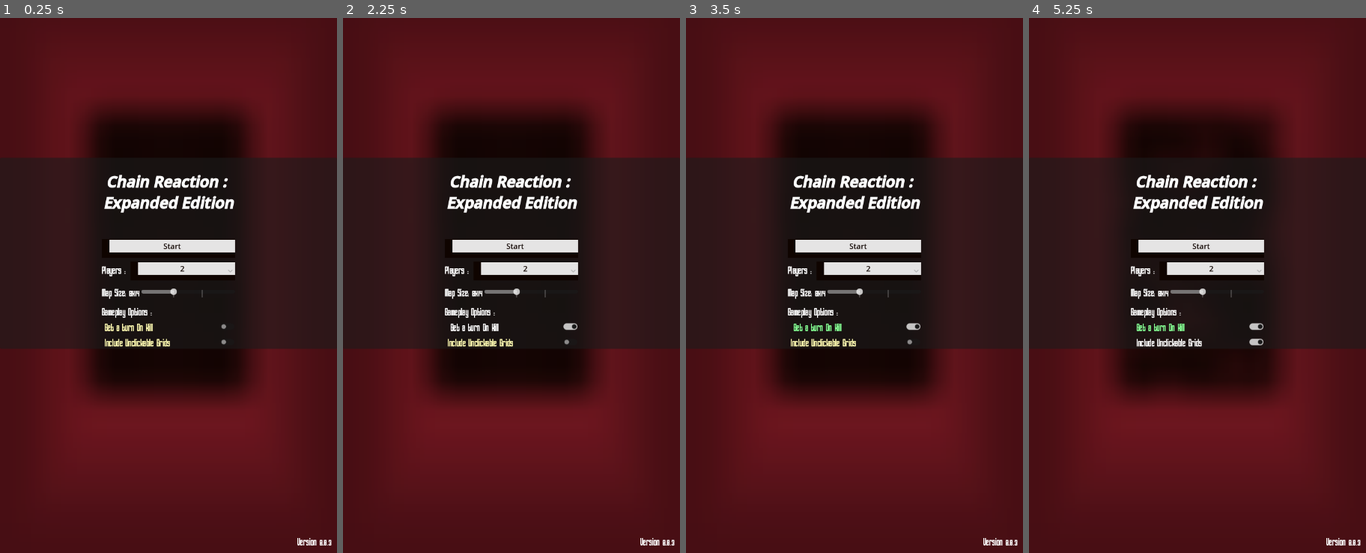
Above: before the commit, frames 1-4 (left to right).
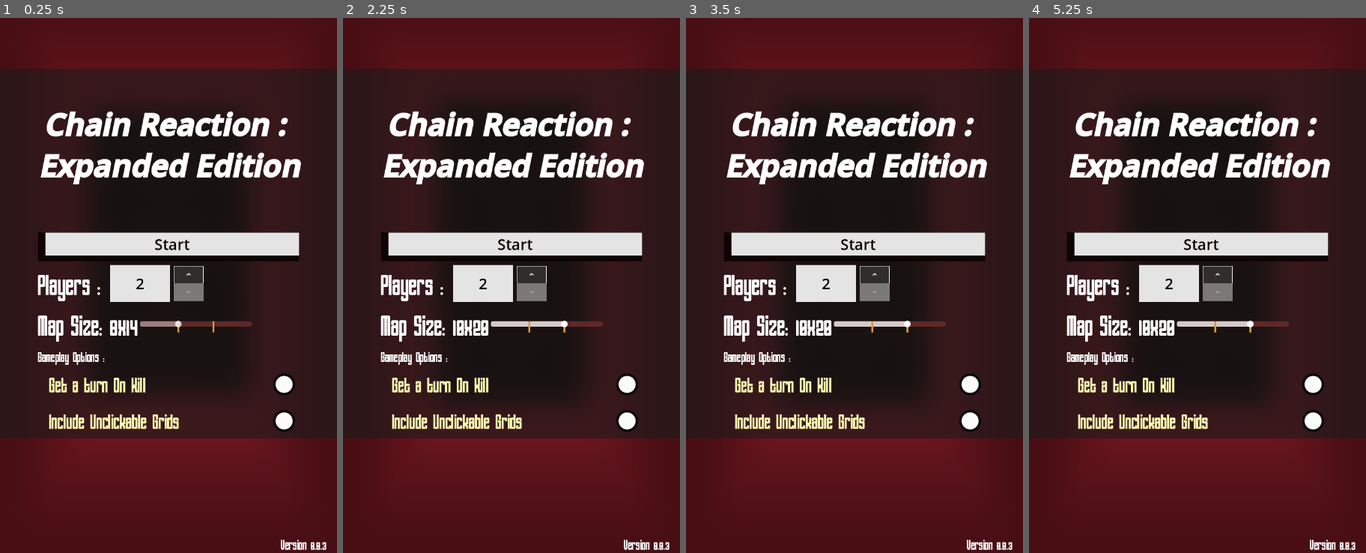
Above: after the commit, the same moments.

Repository: Meansofa/GodotPresets
Game: Godot game, scene res://main.tscn
Same seed, same stepped clock (60 frames per second), same inputs: the game is played once before the commit and once after it. The engine's default icon, where the game draws it, is replaced by a stand-in: a white triangle on a blue panel in a dark square. Sound files missing from this copy of the repository are replaced by a short silence.
Inputs (mouse positions are in pixels of both pictures, inside the frame that each line leads up to):
- Up to frame 1 (0.25 s): no input
- Up to frame 2 (2.25 s): click (541, 285) at 0.5 s; click (541, 301) at 1.27 s; click (541, 322) at 2.02 s
- Up to frame 3 (3.5 s): click (787, 108) at 2.77 s
- Up to frame 4 (5.25 s): click (1264, 108) at 3.52 s; click (1143, 108) at 4.27 s; click (1227, 344) at 5.02 s

The runs differ from the first frame. In frame 1, 37% of the frame differs, in the area x 0-100%, y 9-100%; in frame 2, 37%; in frame 3, 37%; in frame 4, 37%.

Commit message:
UI update

Diff:
--- a/Themes/MainMenu.tres
+++ b/Themes/MainMenu.tres
@@ -20,6 +20,27 @@
 expand_margin_top = 2.0
 expand_margin_bottom = 2.0
 
+[sub_resource type="Gradient" id="Gradient_i5fhn"]
+interpolation_mode = 2
+offsets = PackedFloat32Array(0.31875, 0.575, 0.71875, 0.85, 0.89375, 1)
+colors = PackedColorArray(0.24, 0.8, 0.417333, 1, 0.078, 0.26, 0.135633, 1, 1, 1, 1, 1, 0, 0, 0, 0.92549, 0, 0, 0, 0.847059, 0, 0, 0, 0)
+
+[sub_resource type="GradientTexture2D" id="GradientTexture2D_fm7i0"]
+gradient = SubResource("Gradient_i5fhn")
+fill = 1
+fill_from = Vector2(0.5, 0.5)
+fill_to = Vector2(0.598214, 0.0714286)
+
+[sub_resource type="Gradient" id="Gradient_0v71m"]
+offsets = PackedFloat32Array(0.54375, 0.7125, 0.78125, 0.89375, 1)
+colors = PackedColorArray(1, 1, 1, 0.987891, 1, 1, 1, 1, 0, 0, 0, 0.92549, 0, 0, 0, 0.847059, 0, 0, 0, 0)
+
+[sub_resource type="GradientTexture2D" id="GradientTexture2D_m06r6"]
+gradient = SubResource("Gradient_0v71m")
+fill = 1
+fill_from = Vector2(0.5, 0.5)
+fill_to = Vector2(0.665, 0.15)
+
 [sub_resource type="StyleBoxFlat" id="StyleBoxFlat_fm7i0"]
 bg_color = Color(0.6, 0.6, 0.6, 0)
 border_color = Color(1, 1, 1, 1)
@@ -32,25 +53,94 @@
 bg_color = Color(0.6, 0.6, 0.6, 0)
 border_color = Color(1, 1, 1, 1)
 
+[sub_resource type="Gradient" id="Gradient_fm7i0"]
+offsets = PackedFloat32Array(1)
+colors = PackedColorArray(0.86, 0.60544, 0.2236, 1)
+
+[sub_resource type="GradientTexture2D" id="GradientTexture2D_0v71m"]
+gradient = SubResource("Gradient_fm7i0")
+width = 4
+height = 24
+
+[sub_resource type="StyleBoxFlat" id="StyleBoxFlat_kdtne"]
+bg_color = Color(0.368627, 0.156863, 0.156863, 1)
+border_width_left = 12
+border_width_top = 6
+border_width_right = 12
+border_width_bottom = 6
+border_color = Color(0.37, 0.1554, 0.1554, 1)
+border_blend = true
+corner_radius_top_left = 12
+corner_radius_top_right = 12
+corner_radius_bottom_right = 12
+corner_radius_bottom_left = 12
+
+[sub_resource type="StyleBoxFlat" id="StyleBoxFlat_h0eky"]
+bg_color = Color(0.898039, 0.894118, 0.894118, 1)
+border_color = Color(0.0588235, 0.0156863, 0, 1)
+expand_margin_top = 2.0
+expand_margin_bottom = 2.0
+
+[sub_resource type="StyleBoxFlat" id="StyleBoxFlat_6hyrn"]
+bg_color = Color(0.42, 0.42, 0.42, 0.298039)
+border_width_left = 1
+border_width_right = 1
+border_width_bottom = 1
+border_color = Color(1, 1, 1, 1)
+
+[sub_resource type="StyleBoxFlat" id="StyleBoxFlat_m06r6"]
+bg_color = Color(1, 1, 1, 0.431373)
+
+[sub_resource type="StyleBoxFlat" id="StyleBoxFlat_02o4q"]
+bg_color = Color(0.42, 0.42, 0.42, 0.298039)
+border_width_left = 1
+border_width_top = 1
+border_width_right = 1
+border_color = Color(1, 1, 1, 1)
+
+[sub_resource type="StyleBoxFlat" id="StyleBoxFlat_op6an"]
+bg_color = Color(1, 1, 1, 0.431373)
+
 [resource]
 Button/colors/font_color = Color(0.0588235, 0.0156863, 0, 1)
 Button/colors/font_disabled_color = Color(1, 1, 1, 1)
 Button/colors/font_focus_color = Color(0, 0, 0, 1)
 Button/colors/font_hover_color = Color(0.411765, 0.411765, 0.411765, 1)
-Button/font_sizes/font_size = 16
+Button/font_sizes/font_size = 32
 Button/fonts/font = null
 Button/styles/disabled = SubResource("StyleBoxFlat_4c57u")
 Button/styles/hover = SubResource("StyleBoxFlat_4c57u")
 Button/styles/normal = SubResource("StyleBoxFlat_kek77")
 CheckButton/colors/font_color = Color(1, 0.985, 0.7, 1)
 CheckButton/colors/font_pressed_color = Color(0.52, 1, 0.576, 1)
-CheckButton/font_sizes/font_size = 24
+CheckButton/constants/align_to_largest_stylebox = 1
+CheckButton/font_sizes/font_size = 48
 CheckButton/fonts/font = ExtResource("1_ts4dj")
+CheckButton/icons/checked = SubResource("GradientTexture2D_fm7i0")
+CheckButton/icons/unchecked = SubResource("GradientTexture2D_m06r6")
 CheckButton/styles/focus = SubResource("StyleBoxFlat_fm7i0")
 CheckButton/styles/hover = SubResource("StyleBoxFlat_0v71m")
 CheckButton/styles/normal = SubResource("StyleBoxFlat_i5fhn")
+HSlider/icons/tick = SubResource("GradientTexture2D_0v71m")
+HSlider/styles/slider = SubResource("StyleBoxFlat_kdtne")
+LineEdit/colors/font_color = Color(0, 0, 0, 1)
+LineEdit/font_sizes/font_size = 32
+LineEdit/styles/normal = SubResource("StyleBoxFlat_h0eky")
 PanelContainer/styles/panel = null
-RichTextLabel/font_sizes/bold_italics_font_size = 32
-RichTextLabel/font_sizes/normal_font_size = 24
+RichTextLabel/font_sizes/bold_italics_font_size = 64
+RichTextLabel/font_sizes/italics_font_size = 32
+RichTextLabel/font_sizes/normal_font_size = 64
 RichTextLabel/fonts/bold_italics_font = null
+RichTextLabel/fonts/italics_font = ExtResource("1_ts4dj")
 RichTextLabel/fonts/normal_font = ExtResource("1_ts4dj")
+SpinBox/colors/down_hover_icon_modulate = Color(0.95, 0, 0, 1)
+SpinBox/colors/down_pressed_icon_modulate = Color(0.95, 0, 0, 1)
+SpinBox/colors/up_hover_icon_modulate = Color(0.94902, 0.0862745, 0.0862745, 1)
+SpinBox/colors/up_icon_modulate = Color(1, 1, 1, 1)
+SpinBox/colors/up_pressed_icon_modulate = Color(0.95, 0, 0, 1)
+SpinBox/constants/buttons_width = 64
+SpinBox/constants/field_and_buttons_separation = 8
+SpinBox/styles/down_background = SubResource("StyleBoxFlat_6hyrn")
+SpinBox/styles/down_background_disabled = SubResource("StyleBoxFlat_m06r6")
+SpinBox/styles/up_background = SubResource("StyleBoxFlat_02o4q")
+SpinBox/styles/up_background_disabled = SubResource("StyleBoxFlat_op6an")
--- a/default_bus_layout.tres
+++ b/default_bus_layout.tres
@@ -1,7 +1,6 @@
 [gd_resource type="AudioBusLayout" format=3 uid="uid://ckn3vt8g6wfxf"]
 
 [resource]
-bus/0/volume_db = -80.0
 bus/1/name = &"SFX"
 bus/1/solo = false
 bus/1/mute = false
--- a/main.tscn
+++ b/main.tscn
@@ -74,12 +74,11 @@
 	player1_instance = player1_scene.instantiate()
 	GameState.connect(\"restart\", _restart)
 
-func _on_option_button_item_selected(index: int) -> void:
-	player_amount = index
+func _on_spin_box_value_changed(value: float) -> void:
+	player_amount = value
 	change_players(player_amount)
 
 func change_players(player_amount : int):
-	player_amount += 2 #+2 to account for the default players required(2)
 	print(self.name, \"> Players Amount: \", player_amount)
 	while  (player_amount > PlayerData.players.size()): #if player_amount value is more than player count, add PlayerData.players to match the player_amount value
 		var player = player1_instance.duplicate() #get a copy of player 1
@@ -199,20 +198,13 @@
 	%In_Game_UI.visible = true
 "
 
-[sub_resource type="GDScript" id="GDScript_jhgu0"]
-resource_name = "Players_Options"
+[sub_resource type="GDScript" id="GDScript_w48qg"]
+resource_name = "player_amount"
 script/source = "@tool
-extends OptionButton
-
-@export var add_players: int :
-	set(value):
-		add_players = value
-		select(add_players)
-		emit_signal(\"item_selected\", add_players)
-
-func _ready() -> void:
-	select(add_players)
-	emit_signal(\"item_selected\", add_players)
+extends SpinBox
+
+func _ready() -> void:
+	emit_signal(\"value_changed\", value)
 "
 
 [sub_resource type="GDScript" id="GDScript_f85ls"]
@@ -259,7 +251,7 @@
 script/source = "extends CheckButton
 
 func _input(event: InputEvent) -> void:
-	if Input.is_key_pressed(KEY_5):
+	if Input.is_key_pressed(KEY_H):
 		button_pressed = !button_pressed
 
 func _on_toggled(toggled_on: bool) -> void:
@@ -548,12 +540,12 @@
 anchor_top = 1.0
 anchor_right = 1.0
 anchor_bottom = 1.0
-offset_left = -85.0
-offset_top = -40.0
+offset_left = -143.0
+offset_top = -23.0
 grow_horizontal = 0
 grow_vertical = 0
 bbcode_enabled = true
-text = "Version 0.0.3"
+text = "[center][i]Version 0.0.3"
 fit_content = true
 autowrap_mode = 0
 
@@ -613,6 +605,7 @@
 theme_override_constants/separation = 12
 
 [node name="Title" type="RichTextLabel" parent="UI Canvas/Main_Control/MainMenu/PanelContainer/CenterContainer/Components"]
+clip_contents = false
 layout_mode = 2
 bbcode_enabled = true
 text = "
@@ -640,37 +633,13 @@
 fit_content = true
 autowrap_mode = 0
 
-[node name="Amount" type="OptionButton" parent="UI Canvas/Main_Control/MainMenu/PanelContainer/CenterContainer/Components/Player_Count" groups=["Buttons"]]
-layout_mode = 2
-size_flags_horizontal = 3
-focus_mode = 0
-mouse_default_cursor_shape = 2
+[node name="SpinBox" type="SpinBox" parent="UI Canvas/Main_Control/MainMenu/PanelContainer/CenterContainer/Components/Player_Count"]
+layout_mode = 2
+min_value = 2.0
+max_value = 12.0
+value = 2.0
 alignment = 1
-selected = 0
-item_count = 11
-popup/item_0/text = "2"
-popup/item_0/id = 1
-popup/item_1/text = "3"
-popup/item_1/id = 2
-popup/item_2/text = "4"
-popup/item_2/id = 3
-popup/item_3/text = "5"
-popup/item_3/id = 4
-popup/item_4/text = "6"
-popup/item_4/id = 5
-popup/item_5/text = "7"
-popup/item_5/id = 6
-popup/item_6/text = "8"
-popup/item_6/id = 7
-popup/item_7/text = "9"
-popup/item_7/id = 8
-popup/item_8/text = "10"
-popup/item_8/id = 9
-popup/item_9/text = "11"
-popup/item_9/id = 10
-popup/item_10/text = "12"
-popup/item_10/id = 11
-script = SubResource("GDScript_jhgu0")
+script = SubResource("GDScript_w48qg")
 
 [node name="Map Change" type="HBoxContainer" parent="UI Canvas/Main_Control/MainMenu/PanelContainer/CenterContainer/Components"]
 layout_mode = 2
@@ -686,7 +655,7 @@
 script = SubResource("GDScript_f85ls")
 
 [node name="MapSize" type="HSlider" parent="UI Canvas/Main_Control/MainMenu/PanelContainer/CenterContainer/Components/Map Change"]
-custom_minimum_size = Vector2(200, 0)
+custom_minimum_size = Vector2(240, 0)
 layout_mode = 2
 size_flags_horizontal = 4
 size_flags_vertical = 4
@@ -724,7 +693,7 @@
 [node name="RichTextLabel" type="RichTextLabel" parent="UI Canvas/Main_Control/MainMenu/PanelContainer/CenterContainer/Components/Gameplay Options"]
 layout_mode = 2
 bbcode_enabled = true
-text = "Gameplay Options :"
+text = "[i]Gameplay Options :"
 fit_content = true
 
 [node name="Get a turn On Kill" type="CheckButton" parent="UI Canvas/Main_Control/MainMenu/PanelContainer/CenterContainer/Components/Gameplay Options"]
@@ -880,60 +849,60 @@
 script = SubResource("GDScript_efxa6")
 
 [connection signal="pressed" from="SpawnersLayer/Cell_spawner" to="SpawnersLayer/Cell_spawner" method="_on_pressed"]
-[connection signal="pressed" from="SpawnersLayer/@Button@161830" to="SpawnersLayer/@Button@161830" method="_on_pressed"]
-[connection signal="pressed" from="SpawnersLayer/@Button@161831" to="SpawnersLayer/@Button@161831" method="_on_pressed"]
-[connection signal="pressed" from="SpawnersLayer/@Button@161832" to="SpawnersLayer/@Button@161832" method="_on_pressed"]
-[connection signal="pressed" from="SpawnersLayer/@Button@161833" to="SpawnersLayer/@Button@161833" method="_on_pressed"]
-[connection signal="pressed" from="SpawnersLayer/@Button@161834" to="SpawnersLayer/@Button@161834" method="_on_pressed"]
-[connection signal="pressed" from="SpawnersLayer/@Button@161835" to="SpawnersLayer/@Button@161835" method="_on_pressed"]
-[connection signal="pressed" from="SpawnersLayer/@Button@161836" to="SpawnersLayer/@Button@161836" method="_on_pressed"]
-[connection signal="pressed" from="SpawnersLayer/@Button@161837" to="SpawnersLayer/@Button@161837" method="_on_pressed"]
-[connection signal="pressed" from="SpawnersLayer/@Button@161838" to="SpawnersLayer/@Button@161838" method="_on_pressed"]
-[connection signal="pressed" from="SpawnersLayer/@Button@161839" to="SpawnersLayer/@Button@161839" method="_on_pressed"]
-[connection signal="pressed" from="SpawnersLayer/@Button@161840" to="SpawnersLayer/@Button@161840" method="_on_pressed"]
-[connection signal="pressed" from="SpawnersLayer/@Button@161841" to="SpawnersLayer/@Button@161841" method="_on_pressed"]
-[connection signal="pressed" from="SpawnersLayer/@Button@161842" to="SpawnersLayer/@Button@161842" method="_on_pressed"]
-[connection signal="pressed" from="SpawnersLayer/@Button@161843" to="SpawnersLayer/@Button@161843" method="_on_pressed"]
-[connection signal="pressed" from="SpawnersLayer/@Button@161844" to="SpawnersLayer/@Button@161844" method="_on_pressed"]
-[connection signal="pressed" from="SpawnersLayer/@Button@161845" to="SpawnersLayer/@Button@161845" method="_on_pressed"]
-[connection signal="pressed" from="SpawnersLayer/@Button@161846" to="SpawnersLayer/@Button@161846" method="_on_pressed"]
-[connection signal="pressed" from="SpawnersLayer/@Button@161847" to="SpawnersLayer/@Button@161847" method="_on_pressed"]
-[connection signal="pressed" from="SpawnersLayer/@Button@161848" to="SpawnersLayer/@Button@161848" method="_on_pressed"]
-[connection signal="pressed" from="SpawnersLayer/@Button@161849" to="SpawnersLayer/@Button@161849" method="_on_pressed"]
-[connection signal="pressed" from="SpawnersLayer/@Button@161850" to="SpawnersLayer/@Button@161850" method="_on_pressed"]
-[connection signal="pressed" from="SpawnersLayer/@Button@161851" to="SpawnersLayer/@Button@161851" method="_on_pressed"]
-[connection signal="pressed" from="SpawnersLayer/@Button@161852" to="SpawnersLayer/@Button@161852" method="_on_pressed"]
-[connection signal="pressed" from="SpawnersLayer/@Button@161853" to="SpawnersLayer/@Button@161853" method="_on_pressed"]
-[connection signal="pressed" from="SpawnersLayer/@Button@161854" to="SpawnersLayer/@Button@161854" method="_on_pressed"]
-[connection signal="pressed" from="SpawnersLayer/@Button@161855" to="SpawnersLayer/@Button@161855" method="_on_pressed"]
-[connection signal="pressed" from="SpawnersLayer/@Button@161856" to="SpawnersLayer/@Button@161856" method="_on_pressed"]
-[connection signal="pressed" from="SpawnersLayer/@Button@161857" to="SpawnersLayer/@Button@161857" method="_on_pressed"]
-[connection signal="pressed" from="SpawnersLayer/@Button@161858" to="SpawnersLayer/@Button@161858" method="_on_pressed"]
-[connection signal="pressed" from="SpawnersLayer/@Button@161859" to="SpawnersLayer/@Button@161859" method="_on_pressed"]
-[connection signal="pressed" from="SpawnersLayer/@Button@161860" to="SpawnersLayer/@Button@161860" method="_on_pressed"]
-[connection signal="pressed" from="SpawnersLayer/@Button@161861" to="SpawnersLayer/@Button@161861" method="_on_pressed"]
-[connection signal="pressed" from="SpawnersLayer/@Button@161862" to="SpawnersLayer/@Button@161862" method="_on_pressed"]
-[connection signal="pressed" from="SpawnersLayer/@Button@161863" to="SpawnersLayer/@Button@161863" method="_on_pressed"]
-[connection signal="pressed" from="SpawnersLayer/@Button@161864" to="SpawnersLayer/@Button@161864" method="_on_pressed"]
-[connection signal="pressed" from="SpawnersLayer/@Button@161865" to="SpawnersLayer/@Button@161865" method="_on_pressed"]
-[connection signal="pressed" from="SpawnersLayer/@Button@161866" to="SpawnersLayer/@Button@161866" method="_on_pressed"]
-[connection signal="pressed" from="SpawnersLayer/@Button@161867" to="SpawnersLayer/@Button@161867" method="_on_pressed"]
-[connection signal="pressed" from="SpawnersLayer/@Button@161868" to="SpawnersLayer/@Button@161868" method="_on_pressed"]
-[connection signal="pressed" from="SpawnersLayer/@Button@161869" to="SpawnersLayer/@Button@161869" method="_on_pressed"]
-[connection signal="pressed" from="SpawnersLayer/@Button@161870" to="SpawnersLayer/@Button@161870" method="_on_pressed"]
-[connection signal="pressed" from="SpawnersLayer/@Button@161871" to="SpawnersLayer/@Button@161871" method="_on_pressed"]
-[connection signal="pressed" from="SpawnersLayer/@Button@161872" to="SpawnersLayer/@Button@161872" method="_on_pressed"]
-[connection signal="pressed" from="SpawnersLayer/@Button@161873" to="SpawnersLayer/@Button@161873" method="_on_pressed"]
-[connection signal="pressed" from="SpawnersLayer/@Button@161874" to="SpawnersLayer/@Button@161874" method="_on_pressed"]
-[connection signal="pressed" from="SpawnersLayer/@Button@161875" to="SpawnersLayer/@Button@161875" method="_on_pressed"]
-[connection signal="pressed" from="SpawnersLayer/@Button@161876" to="SpawnersLayer/@Button@161876" method="_on_pressed"]
-[connection signal="pressed" from="SpawnersLayer/@Button@161877" to="SpawnersLayer/@Button@161877" method="_on_pressed"]
-[connection signal="pressed" from="SpawnersLayer/@Button@161878" to="SpawnersLayer/@Button@161878" method="_on_pressed"]
+[connection signal="pressed" from="SpawnersLayer/@Button@21836" to="SpawnersLayer/@Button@21836" method="_on_pressed"]
+[connection signal="pressed" from="SpawnersLayer/@Button@21837" to="SpawnersLayer/@Button@21837" method="_on_pressed"]
+[connection signal="pressed" from="SpawnersLayer/@Button@21838" to="SpawnersLayer/@Button@21838" method="_on_pressed"]
+[connection signal="pressed" from="SpawnersLayer/@Button@21839" to="SpawnersLayer/@Button@21839" method="_on_pressed"]
+[connection signal="pressed" from="SpawnersLayer/@Button@21840" to="SpawnersLayer/@Button@21840" method="_on_pressed"]
+[connection signal="pressed" from="SpawnersLayer/@Button@21841" to="SpawnersLayer/@Button@21841" method="_on_pressed"]
+[connection signal="pressed" from="SpawnersLayer/@Button@21842" to="SpawnersLayer/@Button@21842" method="_on_pressed"]
+[connection signal="pressed" from="SpawnersLayer/@Button@21843" to="SpawnersLayer/@Button@21843" method="_on_pressed"]
+[connection signal="pressed" from="SpawnersLayer/@Button@21844" to="SpawnersLayer/@Button@21844" method="_on_pressed"]
+[connection signal="pressed" from="SpawnersLayer/@Button@21845" to="SpawnersLayer/@Button@21845" method="_on_pressed"]
+[connection signal="pressed" from="SpawnersLayer/@Button@21846" to="SpawnersLayer/@Button@21846" method="_on_pressed"]
+[connection signal="pressed" from="SpawnersLayer/@Button@21847" to="SpawnersLayer/@Button@21847" method="_on_pressed"]
+[connection signal="pressed" from="SpawnersLayer/@Button@21848" to="SpawnersLayer/@Button@21848" method="_on_pressed"]
+[connection signal="pressed" from="SpawnersLayer/@Button@21849" to="SpawnersLayer/@Button@21849" method="_on_pressed"]
+[connection signal="pressed" from="SpawnersLayer/@Button@21850" to="SpawnersLayer/@Button@21850" method="_on_pressed"]
+[connection signal="pressed" from="SpawnersLayer/@Button@21851" to="SpawnersLayer/@Button@21851" method="_on_pressed"]
+[connection signal="pressed" from="SpawnersLayer/@Button@21852" to="SpawnersLayer/@Button@21852" method="_on_pressed"]
+[connection signal="pressed" from="SpawnersLayer/@Button@21853" to="SpawnersLayer/@Button@21853" method="_on_pressed"]
+[connection signal="pressed" from="SpawnersLayer/@Button@21854" to="SpawnersLayer/@Button@21854" method="_on_pressed"]
+[connection signal="pressed" from="SpawnersLayer/@Button@21855" to="SpawnersLayer/@Button@21855" method="_on_pressed"]
+[connection signal="pressed" from="SpawnersLayer/@Button@21856" to="SpawnersLayer/@Button@21856" method="_on_pressed"]
+[connection signal="pressed" from="SpawnersLayer/@Button@21857" to="SpawnersLayer/@Button@21857" method="_on_pressed"]
+[connection signal="pressed" from="SpawnersLayer/@Button@21858" to="SpawnersLayer/@Button@21858" method="_on_pressed"]
+[connection signal="pressed" from="SpawnersLayer/@Button@21859" to="SpawnersLayer/@Button@21859" method="_on_pressed"]
+[connection signal="pressed" from="SpawnersLayer/@Button@21860" to="SpawnersLayer/@Button@21860" method="_on_pressed"]
+[connection signal="pressed" from="SpawnersLayer/@Button@21861" to="SpawnersLayer/@Button@21861" method="_on_pressed"]
+[connection signal="pressed" from="SpawnersLayer/@Button@21862" to="SpawnersLayer/@Button@21862" method="_on_pressed"]
+[connection signal="pressed" from="SpawnersLayer/@Button@21863" to="SpawnersLayer/@Button@21863" method="_on_pressed"]
+[connection signal="pressed" from="SpawnersLayer/@Button@21864" to="SpawnersLayer/@Button@21864" method="_on_pressed"]
+[connection signal="pressed" from="SpawnersLayer/@Button@21865" to="SpawnersLayer/@Button@21865" method="_on_pressed"]
+[connection signal="pressed" from="SpawnersLayer/@Button@21866" to="SpawnersLayer/@Button@21866" method="_on_pressed"]
+[connection signal="pressed" from="SpawnersLayer/@Button@21867" to="SpawnersLayer/@Button@21867" method="_on_pressed"]
+[connection signal="pressed" from="SpawnersLayer/@Button@21868" to="SpawnersLayer/@Button@21868" method="_on_pressed"]
+[connection signal="pressed" from="SpawnersLayer/@Button@21869" to="SpawnersLayer/@Button@21869" method="_on_pressed"]
+[connection signal="pressed" from="SpawnersLayer/@Button@21870" to="SpawnersLayer/@Button@21870" method="_on_pressed"]
+[connection signal="pressed" from="SpawnersLayer/@Button@21871" to="SpawnersLayer/@Button@21871" method="_on_pressed"]
+[connection signal="pressed" from="SpawnersLayer/@Button@21872" to="SpawnersLayer/@Button@21872" method="_on_pressed"]
+[connection signal="pressed" from="SpawnersLayer/@Button@21873" to="SpawnersLayer/@Button@21873" method="_on_pressed"]
+[connection signal="pressed" from="SpawnersLayer/@Button@21874" to="SpawnersLayer/@Button@21874" method="_on_pressed"]
+[connection signal="pressed" from="SpawnersLayer/@Button@21875" to="SpawnersLayer/@Button@21875" method="_on_pressed"]
+[connection signal="pressed" from="SpawnersLayer/@Button@21876" to="SpawnersLayer/@Button@21876" method="_on_pressed"]
+[connection signal="pressed" from="SpawnersLayer/@Button@21877" to="SpawnersLayer/@Button@21877" method="_on_pressed"]
+[connection signal="pressed" from="SpawnersLayer/@Button@21878" to="SpawnersLayer/@Button@21878" method="_on_pressed"]
+[connection signal="pressed" from="SpawnersLayer/@Button@21879" to="SpawnersLayer/@Button@21879" method="_on_pressed"]
+[connection signal="pressed" from="SpawnersLayer/@Button@21880" to="SpawnersLayer/@Button@21880" method="_on_pressed"]
+[connection signal="pressed" from="SpawnersLayer/@Button@21881" to="SpawnersLayer/@Button@21881" method="_on_pressed"]
+[connection signal="pressed" from="SpawnersLayer/@Button@21882" to="SpawnersLayer/@Button@21882" method="_on_pressed"]
+[connection signal="pressed" from="SpawnersLayer/@Button@21883" to="SpawnersLayer/@Button@21883" method="_on_pressed"]
+[connection signal="pressed" from="SpawnersLayer/@Button@21884" to="SpawnersLayer/@Button@21884" method="_on_pressed"]
 [connection signal="pressed" from="UI Canvas/Main_Control/UI/MuteButton" to="UI Canvas/Main_Control/UI/MuteButton" method="_on_pressed"]
 [connection signal="visibility_changed" from="UI Canvas/Main_Control/MainMenu" to="ZoomCamera" method="_on_main_menu_visibility_changed"]
 [connection signal="visibility_changed" from="UI Canvas/Main_Control/MainMenu" to="UI Canvas/Main_Control/LOD" method="_on_title_screen_visibility_changed"]
 [connection signal="pressed" from="UI Canvas/Main_Control/MainMenu/PanelContainer/CenterContainer/Components/Start" to="UI Canvas/Main_Control/MainMenu/PanelContainer/CenterContainer/Components/Start" method="_on_pressed"]
-[connection signal="item_selected" from="UI Canvas/Main_Control/MainMenu/PanelContainer/CenterContainer/Components/Player_Count/Amount" to="UI Canvas/Main_Control/UI/Player_Display" method="_on_option_button_item_selected"]
+[connection signal="value_changed" from="UI Canvas/Main_Control/MainMenu/PanelContainer/CenterContainer/Components/Player_Count/SpinBox" to="UI Canvas/Main_Control/UI/Player_Display" method="_on_spin_box_value_changed"]
 [connection signal="value_changed" from="UI Canvas/Main_Control/MainMenu/PanelContainer/CenterContainer/Components/Map Change/MapSize" to="SpawnersLayer" method="_on_map_size_value_changed"]
 [connection signal="value_changed" from="UI Canvas/Main_Control/MainMenu/PanelContainer/CenterContainer/Components/Map Change/MapSize" to="ZoomCamera" method="_on_h_slider_value_changed"]
 [connection signal="pressed" from="UI Canvas/Main_Control/MainMenu/PanelContainer/CenterContainer/Components/Online Multiplayer" to="UI Canvas/Main_Control/MainMenu/PanelContainer/CenterContainer/Components/Online Multiplayer" method="_on_pressed"]
Not shown: 1 places in Themes/MainMenu.tres that only renumber resources
Not shown, changed: export_presets.cfg
